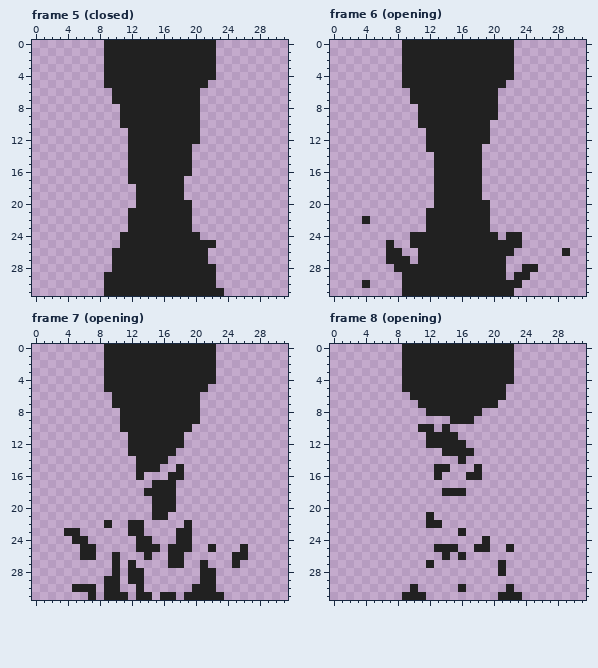
Edited in one commit: pixel-art file (dots/Aseprite drawings/doorways.aseprite). That is the earlier state.
32x32 pixels, 8 frames. Shown: frame 5 (closed), frame 6 (opening), frame 7 (opening), frame 8 (opening). The commit also changed other frames, which this record leaves out.
Once edited:
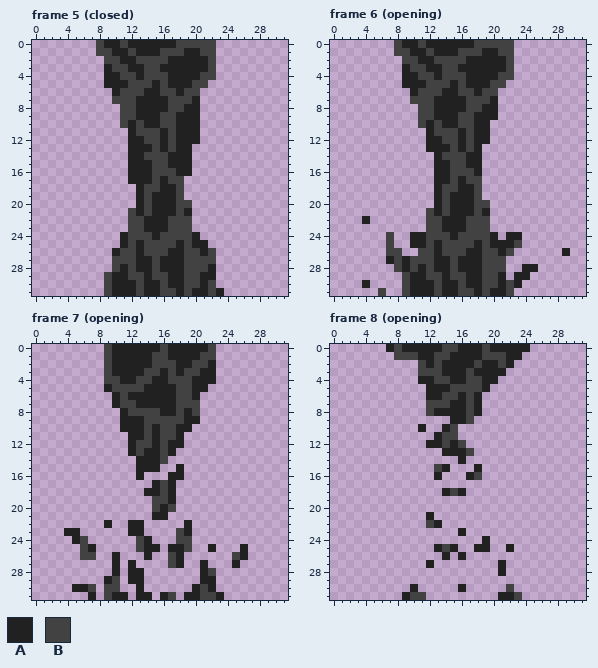
Palette (. is transparent): A #212121  B #424242
Author's note on the commit: doorway finishhh
Diff:
Changed rows in their new state; - is an unchanged pixel.
Frame 5 (closed):
first column x 8:
 0 B--B------BBBBB
 1 BB--B---BBB--BB
 2 -BB--BBBB-----B
 3 --BB--BB------B
 4 ---BB-BBB----BB
 5 ----BBB-B---BB-
 6 ---BBB--BB-BB--
 7 --BBB----BBB---
 8 ---BB----BB----
 9 ---BB---BB-----
10 ---B-B--BB-----
11 -----BBB-B-----
12 ------BB-B-----
13 -------B-B-----
14 ------BBB------
15 -------BB------
16 -------BBB-----
17 -------B-BB----
18 ------BB--B----
19 ------B---B----
20 ------B---BB---
21 ----B-B---B----
22 ----BB---BBB---
23 ----BB---BBB---
24 ----BBB-BBBB---
25 ----B-BBBB-B--.
26 ---BB-BBB--BB-B
27 --BBB--B---BBBB
28 --B-B--B---BBB-
29 -B--BB-BB--BB--
30 -B---B--B--BB-B
31 -B---B--BB-B--B
Frame 6 (opening):
first column x 6:
 0 --B--B------BBBBB-
 1 --BB--B---BBB--BB-
 2 ---BB--BBBB-----B-
 3 ----BB--BB------B-
 4 -----BB-BBB----BB-
 5 ------BBB-B---BB--
 6 -----BBB--BB-BB---
 7 ----BBB----BBB----
 8 -----BB----BB-----
 9 -----BB---BB------
10 -----B-B--BB------
11 -------BBB-B------
12 --------BB-B------
13 ---------B-B------
14 --------BBB-------
15 ---------BB-------
16 ---------BBB------
17 ---------B-BB-----
18 --------BB--B-----
19 --------B---B-----
20 --------B---BB----
21 ------B-B---B-----
22 ------BB---BBB----
23 ------BB---BBB----
24 -B----BBB-BBBB----
25 -B----B-BBBB-B---B
26 -BB--BB-BBB--BB-B-
27 --B-BBB--B---BBB--
28 --B-B-B--B---BBB--
29 ---B--BB-BB--BB---
30 ---B---B--B--BB-B-
31 B--B---B--BB-B--B-
Frame 7 (opening):
first column x 6:
 0 ---B------B-----B---
 1 ---B-----BB----BB---
 2 ---B-----BBB--BB----
 3 ---B----BB-B-BB-----
 4 ---BB--BB--BBB------
 5 ----BBBB----BB------
 6 -----B------BB------
 7 -----BB-----BBB-----
 8 ------BBBB--B-B-----
 9 --------BBBBB-------
10 --------B-BB--------
11 --------B-BB--------
12 -------BB-B---------
13 -------B--B---------
14 ----------B---------
17 ----------B---------
18 ----------B---------
19 ---------BB---------
20 ---------B-B--------
23 ------------B-------
24 B------B----BB------
25 B------B-----B------
26 BB---------B-------B
27 -----------B--------
28 ----------------B---
29 ----B---------------
30 -B-BB----------B----
31 ---B-------B---BB---
Frame 8 (opening):
first column x 7:
 0 AB-----BB---B---AA
 1 -BBB--BB----BBB-A-
 2 --..B-B----B--B---
 3 --..BBB---B----.--
 4 --..--BB--BB--..--
 5 --...---BBBB-..---
 6 ---..--BB-B-...---
 7 ----.BBB--B-..----
 8 -----B----B-------
 9 ----------B-------
10 -----.--B---------
11 -----.-BB---------
12 -------B-B--------
13 ----------B-------
15 ------B-----------
16 -----------B------
18 --------B---------
first column x 12:
22 B--
25 --B
first column x 10:
30 ------------B-
31 BB-----------B
Pixel boxes of the changes (left, top, right, bottom) in both pictures:
changed: (96, 40, 216, 296)
changed: (378, 40, 522, 296)
changed: (80, 344, 240, 600)
changed: (386, 344, 530, 552)
changed: (506, 584, 522, 600)
changed: (410, 592, 426, 600)
